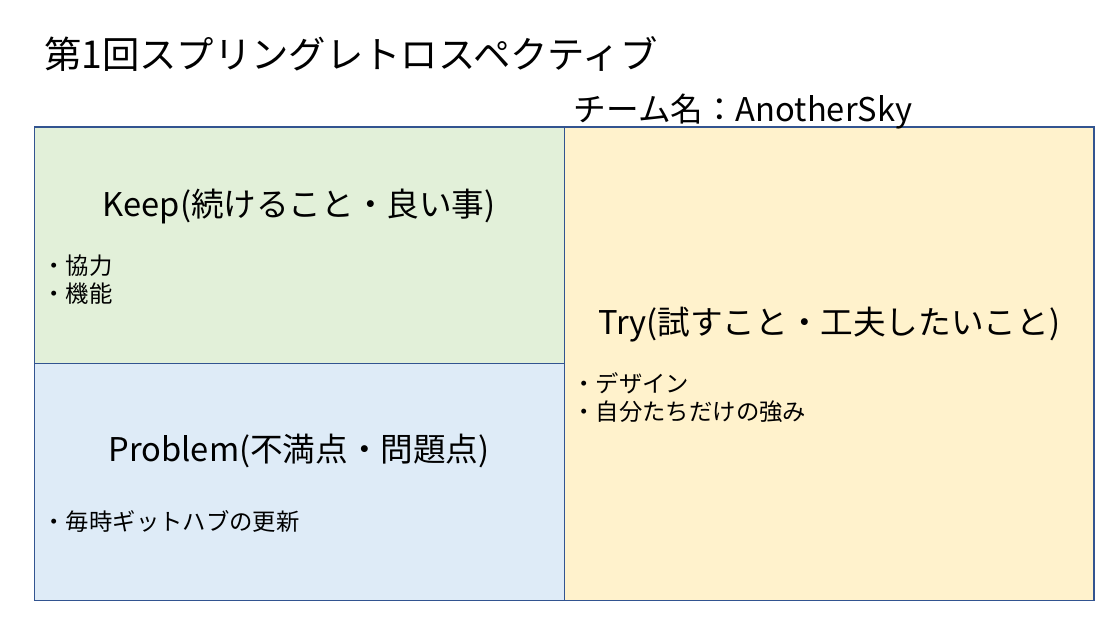
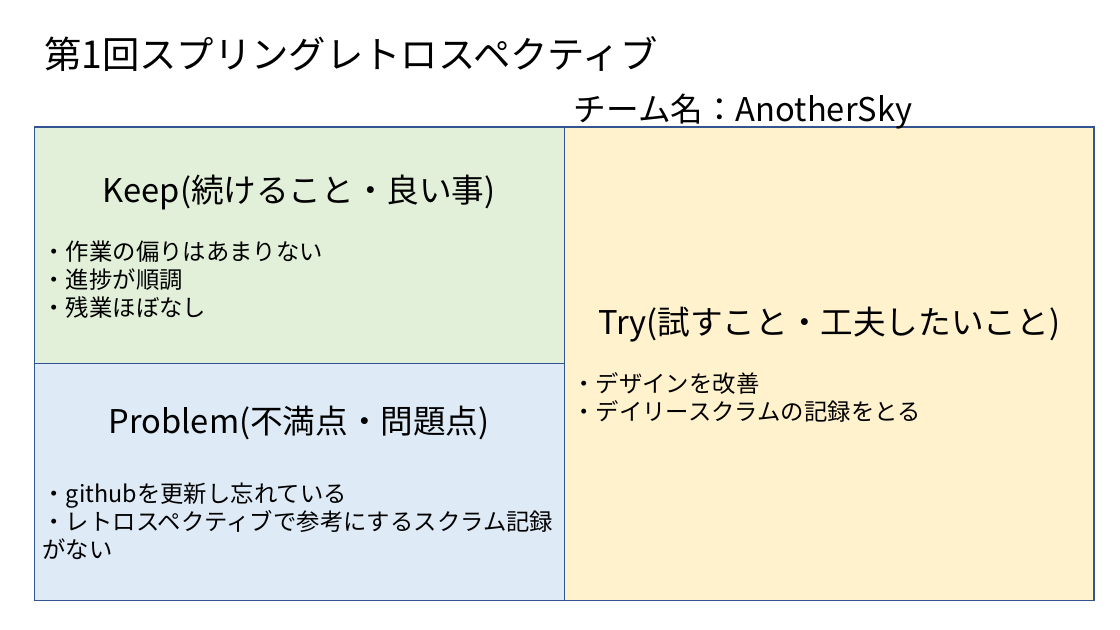
Before and after one commit to fu-syoji-t/SD3D_2023_Scrum3, a slide deck: slide 1 of 03スプリントバックログ/第1回スプリングレトロスペクティブ.pptx. Drawn at 1120x630 pixels with LibreOffice and Linux fonts; fonts in the diff are those of the drawing. Boxes give left, top, right and bottom in pixels: in the first picture for what was removed or moved away, otherwise in the second. Text is boxed around its words. In the diff, an @@ line names an element or a change of style, - is before the commit and + after.

```diff
--- a/03スプリントバックログ/第1回スプリングレトロスペクティブ.pptx
+++ b/03スプリントバックログ/第1回スプリングレトロスペクティブ.pptx
@@ text in rectangle at [43, 240, 323, 318]: text changed @@
-・協力
-・機能
+・作業の偏りはあまりない
+・進捗が順調
+・残業ほぼなし
@@ text in rectangle at [572, 372, 921, 422]: text changed @@
-・デザイン
-・自分たちだけの強み
+・デザインを改善
+・デイリースクラムの記録をとる
@@ text in rectangle at [43, 482, 554, 559]: text changed @@
-・毎時ギットハブの更新
+・githubを更新し忘れている
+・レトロスペクティブで参考にするスクラム記録がない
```
Also in this commit, not shown: 5 other files.
